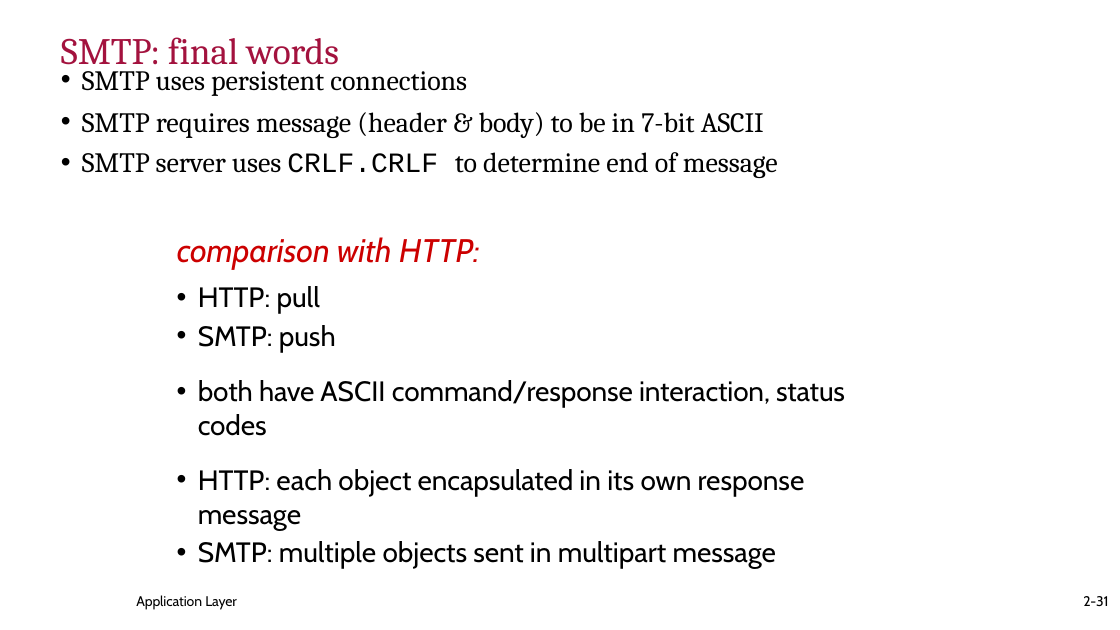
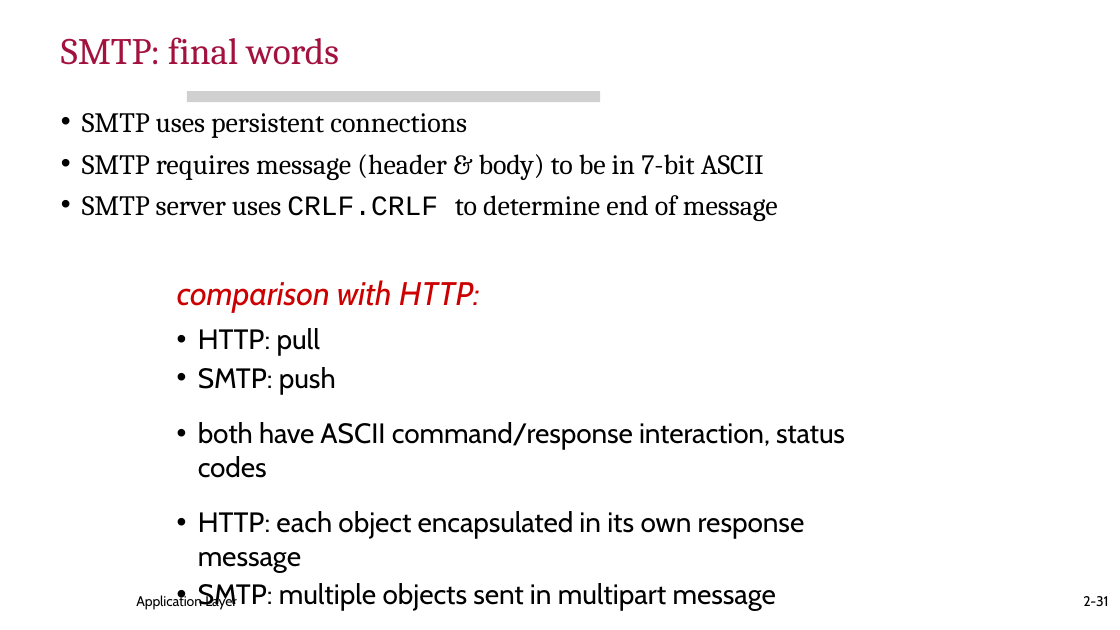
Before and after one commit to Giriiri-g/semester-3, a slide deck: slide 31 of ICN materials 204/Lecture7_Application Layer-2-HTTPcookies-FTP.pptx. Drawn at 1120x630 pixels with LibreOffice and Linux fonts; fonts in the diff are those of the drawing; grey boxes stand for pictures; background and template pictures are left out. Boxes give left, top, right and bottom in pixels: in the first picture for what was removed or moved away, otherwise in the second. Text is boxed around its words. In the diff, an @@ line names an element or a change of style, - is before the commit and + after.

```diff
--- a/ICN materials 204/Lecture7_Application Layer-2-HTTPcookies-FTP.pptx
+++ b/ICN materials 204/Lecture7_Application Layer-2-HTTPcookies-FTP.pptx
@@ text "SMTP uses persistent connections" rewrapped from (x1=82, y1=64, x2=845, y2=569) to (x1=82, y1=113, x2=845, y2=611) @@
@@ picture added at (x1=187, y1=91, x2=600, y2=102) @@
```
Also in this commit, not shown: 9 other slides changed, 1 slide added, 8 other files.
